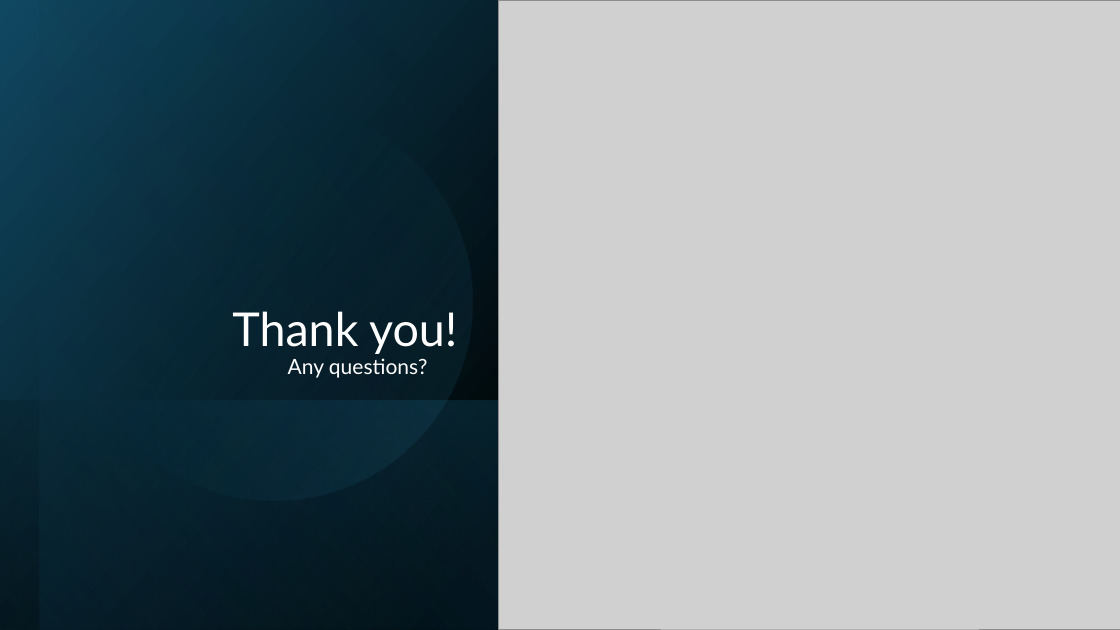
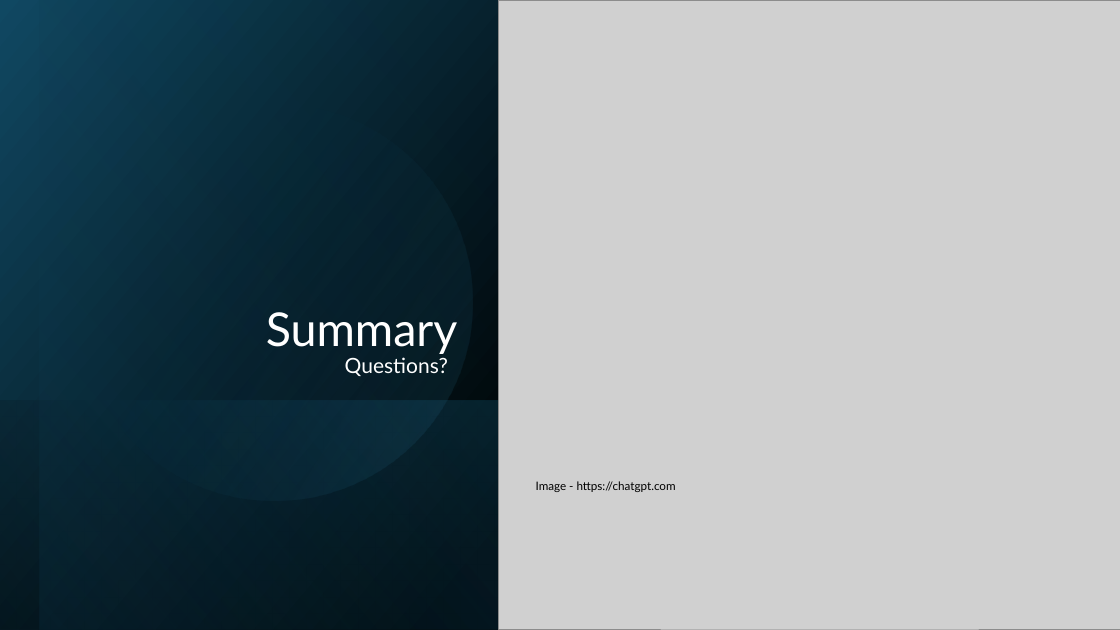
Before and after one commit to i-Kodoku/Home, a slide deck: slide 7 of Capstone Project Final Presentation - Crawford.pptx (slide 8 before the commit). Drawn at 1120x630 pixels with LibreOffice and Linux fonts; fonts in the diff are those of the drawing; grey boxes stand for pictures. Boxes give left, top, right and bottom in pixels: in the first picture for what was removed or moved away, otherwise in the second. Text is boxed around its words. In the diff, an @@ line names an element or a change of style, - is before the commit and + after.

```diff
--- a/Capstone Project Final Presentation - Crawford.pptx
+++ b/Capstone Project Final Presentation - Crawford.pptx
@@ title at box(266, 312, 458, 354): text changed @@
-Thank you!
+Summary
@@ text at box(345, 357, 448, 376): text changed @@
-Any questions?
+Questions?
@@ text added at box(536, 481, 676, 492), 10 pt, text #000000 @@
+Image - https://chatgpt.com
```
Also in this commit, not shown: 2 other slides changed, 2 slides added, 2 slides removed.
